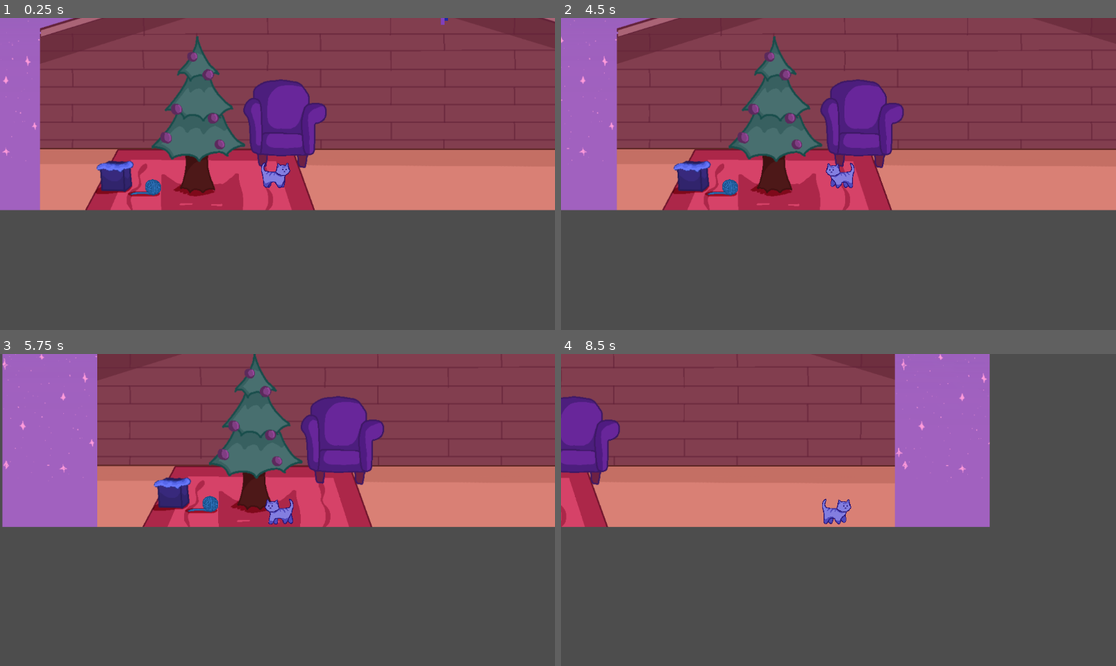
Above: before the commit, frames 1-4 (two rows, left to right).
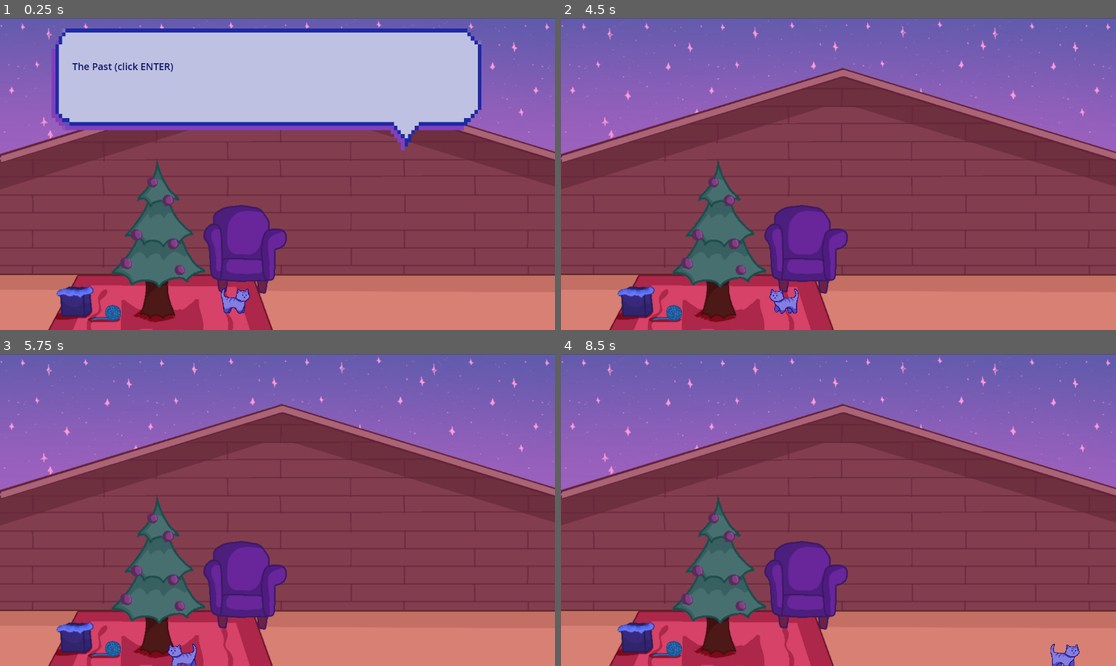
Above: after the commit, the same moments.

Repository: purple-affogato/magic-xmas-cat-game
Game: Godot game, scene res://past_level.tscn
Same seed, same stepped clock (60 frames per second), same inputs: the game is played once before the commit and once after it. This scene is started directly instead of the project's main scene.
Inputs:
- Up to frame 1 (0.25 s): no input
- Up to frame 2 (4.5 s): tap Enter (ui_accept) at 0.5, 0.77, 1.25, 1.52, 2, 2.75, 3.02, 3.5, 3.77, 4.25 s; hold Right (ui_right) 0.53-1.28 s; hold Down (ui_down) 1.28-2.03 s; hold Right (ui_right) 2.03-2.78 s; hold Up (ui_up) 2.78-3.53 s; hold Left (ui_left) from 3.53 s (still down)
- Up to frame 3 (5.75 s): tap Enter (ui_accept) at 4.52 s; release Left (ui_left) at 5.03 s; hold Down (ui_down) from 5.03 s (still down)
- Up to frame 4 (8.5 s): release Down (ui_down) at 5.78 s; hold Right (ui_right) 5.78-6.53 s; tap Enter (ui_accept) at 6.02, 6.77, 7.52 s; hold Up (ui_up) 6.53-7.28 s; hold Right (ui_right) 7.28-8.03 s; hold Down (ui_down) from 8.03 s (still down)

The runs differ from the first frame. In frame 1, 95% of the frame differs, in the area x 0-100%, y 0-100%; in frame 2, 92%; in frame 3, 95%; in frame 4, 95%.

Commit message:
disabled camera

Diff:
--- a/cat.tscn
+++ b/cat.tscn
@@ -206,3 +206,4 @@
 shape = SubResource("RectangleShape2D_3bkw1")
 
 [node name="Camera2D" type="Camera2D" parent="."]
+enabled = false
